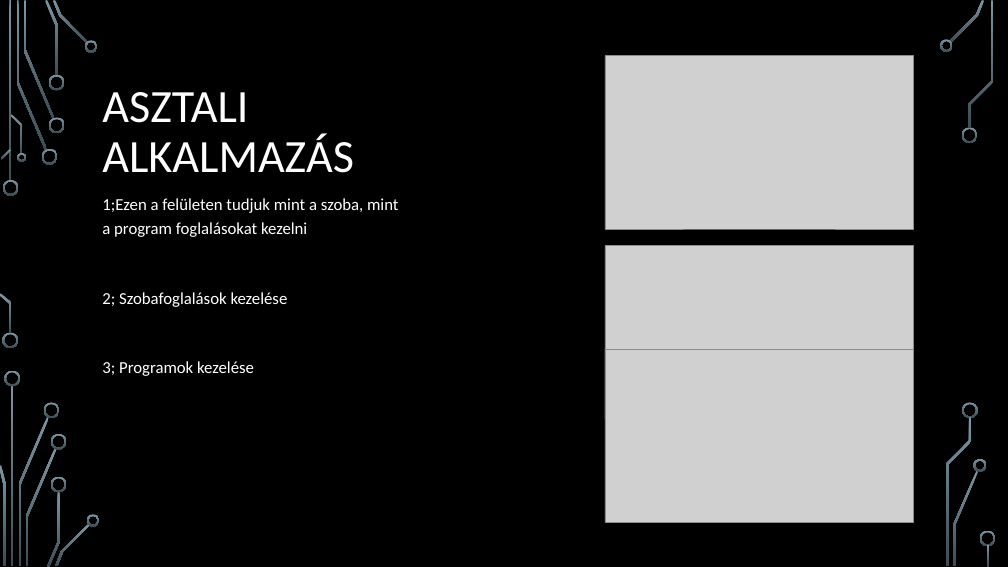
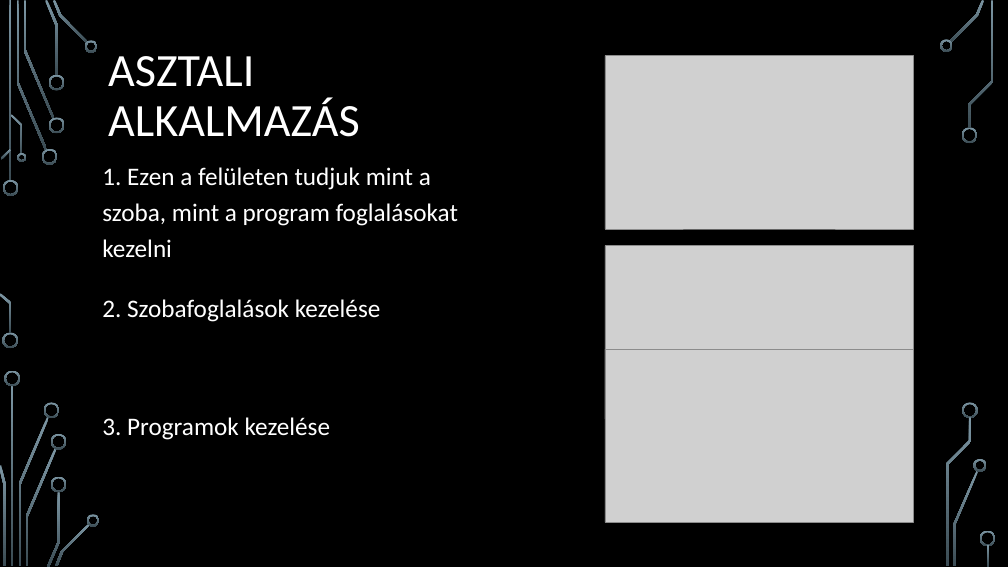
Before and after one commit to MrTahil/hotel, a slide deck: slide 13 of HMZ-rt.pptx. Drawn at 1008x567 pixels with LibreOffice and Linux fonts; fonts in the diff are those of the drawing; grey boxes stand for pictures; background and template pictures are left out. Boxes give left, top, right and bottom in pixels: in the first picture for what was removed or moved away, otherwise in the second. Text is boxed around its words. In the diff, an @@ line names an element or a change of style, - is before the commit and + after.

```diff
--- a/HMZ-rt.pptx
+++ b/HMZ-rt.pptx
@@ title "ASZTALI ALKALMAZÁS": place and size @@
-title "ASZTALI ALKALMAZÁS" at [102,92,354,173]
+title "ASZTALI ALKALMAZÁS" at [108,56,360,137]
@@ text at [102,167,458,440]: text changed; size 16 to 24 pt @@
-1;Ezen a felületen tudjuk mint a szoba, mint a program foglalásokat kezelni
-2; Szobafoglalások kezelése
-3; Programok kezelése
+1. Ezen a felületen tudjuk mint a szoba, mint a program foglalásokat kezelni
+2. Szobafoglalások kezelése
+3. Programok kezelése
```
Also in this commit, not shown: 18 other slides changed.
